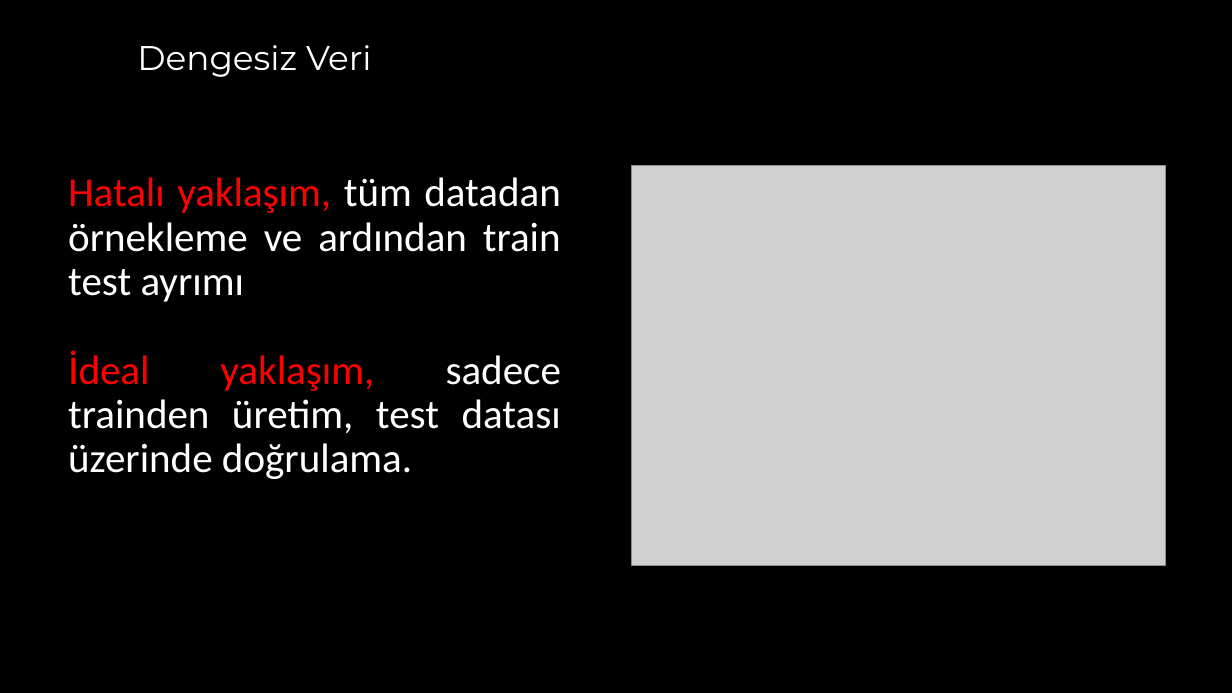
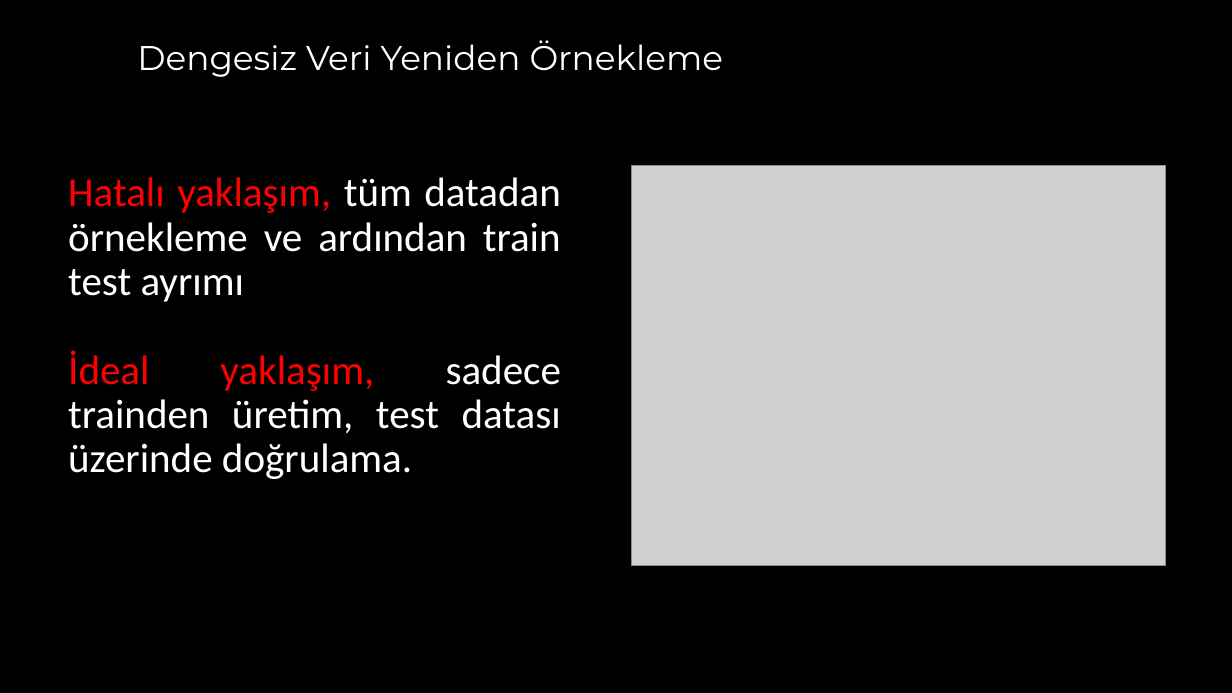
Before and after one commit to akaraci/Makine-Ogrenmesi, a slide deck: slide 11 of Sunular/MÖT-Hafta-4 - Underfitting_and_Overfitting.pptx. Drawn at 1232x693 pixels with LibreOffice and Linux fonts; fonts in the diff are those of the drawing; grey boxes stand for pictures. Boxes give left, top, right and bottom in pixels: in the first picture for what was removed or moved away, otherwise in the second. Text is boxed around its words. In the diff, an @@ line names an element or a change of style, - is before the commit and + after.

```diff
--- a/Sunular/MÖT-Hafta-4 - Underfitting_and_Overfitting.pptx
+++ b/Sunular/MÖT-Hafta-4 - Underfitting_and_Overfitting.pptx
@@ title at (x1=137, y1=40, x2=724, y2=77): text changed @@
-Dengesiz Veri
+Dengesiz Veri Yeniden Örnekleme
```
Also in this commit, not shown: 9 other slides changed, 1 slide added, 1 slide removed.
